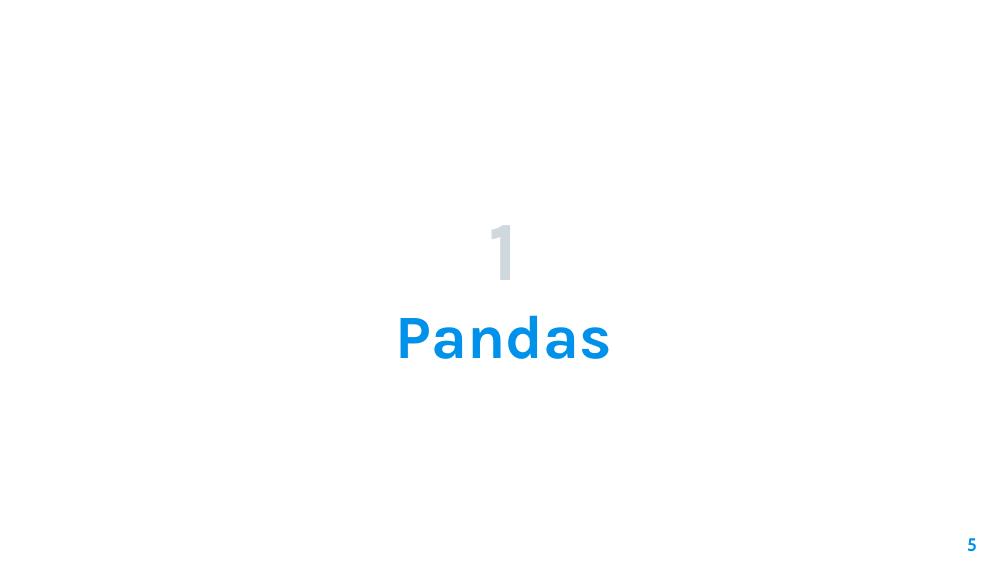
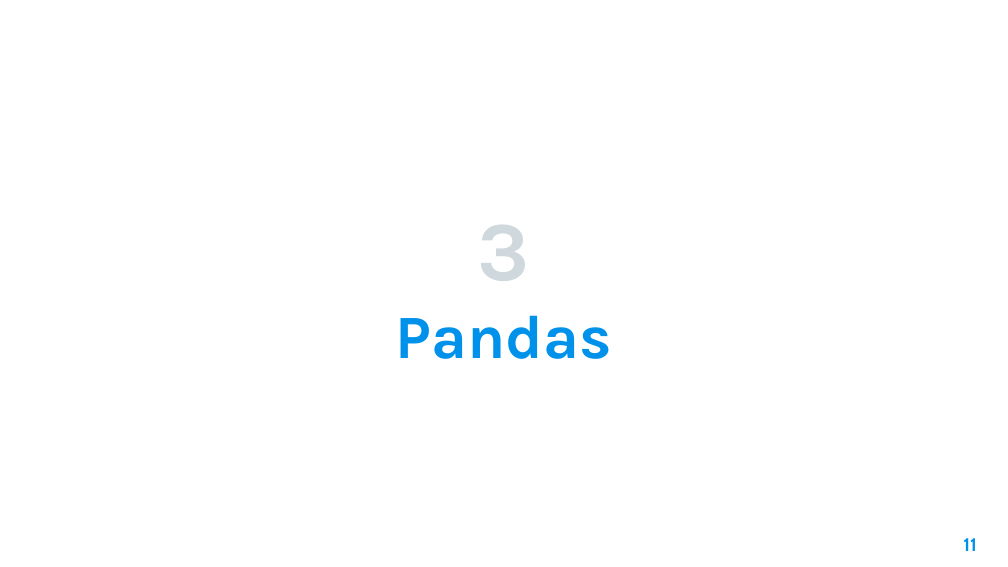
Before and after one commit to AleeRezaa/learn-python, a slide deck: slide 11 of Python.pptx (slide 5 before the commit). Drawn at 1008x567 pixels with LibreOffice and Linux fonts; fonts in the diff are those of the drawing; background and template pictures are left out. Boxes give left, top, right and bottom in pixels: in the first picture for what was removed or moved away, otherwise in the second. Text is boxed around its words. In the diff, an @@ line names an element or a change of style, - is before the commit and + after.

```diff
--- a/Python.pptx
+++ b/Python.pptx
@@ title at [478, 225, 530, 281]: text changed @@
-1
+3
@@ page number at [963, 538, 976, 551]: text changed @@
-5
+11
```
Also in this commit, not shown: 3 other slides changed, 8 slides added.
